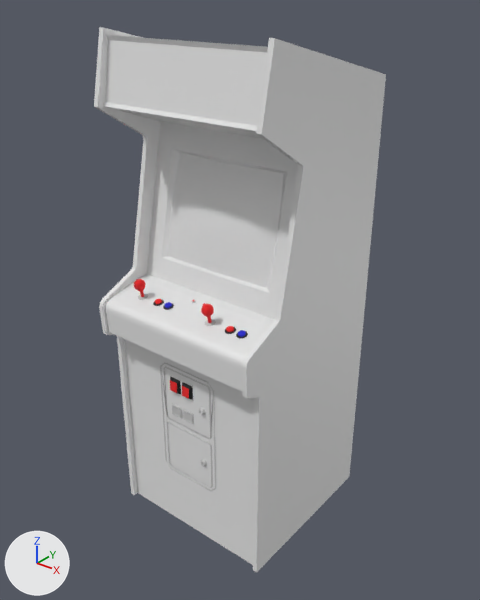
The Blender file Assets/_Project/AddressableResources/Games/Magic/magic-deniro-80-hor.blend: old version first, new version second.
Camera for both pictures: a 50 mm lens placed at (1.356, -1.679, 1.92), pointed at (0.014, 0.0, 0.879). Arrows for +X, +Y and +Z are at lower left; the lights stay in place.

Names of what the first picture shows: 'magic-deniro-80-hor', 'magic-deniro-80-hor_generic', 'magic-deniro-80-hor_marquee', 'magic-deniro-80-hor_screen'.
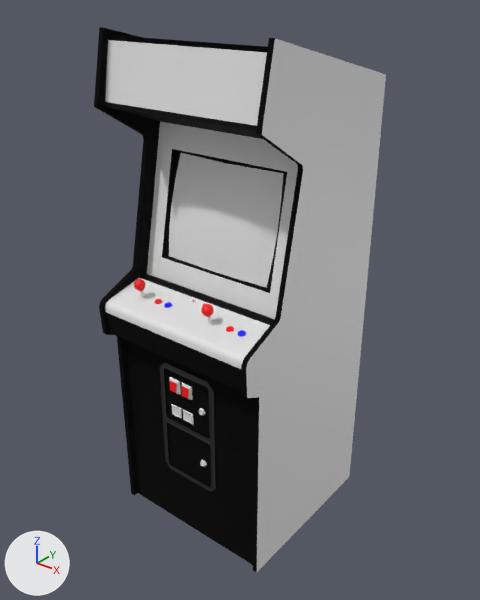
Where the newer file only moved an object's origin or applied its transform, the numbers keep the older frame.

Diff of the bpy script that builds the scene:
```diff
--- a/Assets/_Project/AddressableResources/Games/Magic/magic-deniro-80-hor.blend.py
+++ b/Assets/_Project/AddressableResources/Games/Magic/magic-deniro-80-hor.blend.py
@@ mat_denirosmagicblack @@
 mat_denirosmagicblack = principled_material('denirosmagicblack')
-mat_denirosmagicblack.base_color = (0.8, 0.8, 0.8)  # white #e7e7e7
+mat_denirosmagicblack.base_color = (0.0, 0.0, 0.0)  # black #000000
 mat_denirosmagicblack.roughness = 0.893
@@ mat_denirosmagicwhite @@
+mat_denirosmagicwhite = principled_material('denirosmagicwhite')
+mat_denirosmagicwhite.base_color = (0.8, 0.8, 0.8)  # white #e7e7e7
@@ mat_denirosmagicred @@
+mat_denirosmagicred = principled_material('denirosmagicred')
+mat_denirosmagicred.base_color = (1.0, 0.0, 0.0)  # red #ff0000
@@ mat_denirosmagicchrome @@
+mat_denirosmagicchrome = principled_material('denirosmagicchrome')
+mat_denirosmagicchrome.base_color = (0.8, 0.8, 0.8)  # white #e7e7e7
+mat_denirosmagicchrome.roughness = 0.238
+mat_denirosmagicchrome.specular_ior_level = 1.0
@@ mat_denirosmetalblack @@
+mat_denirosmetalblack = principled_material('denirosmetalblack')
+mat_denirosmetalblack.base_color = (0.0, 0.0, 0.0)  # black #000000
+mat_denirosmetalblack.roughness = 0.243
+mat_denirosmetalblack.specular_ior_level = 1.0
@@ mat_denirosmagicblue @@
+mat_denirosmagicblue = principled_material('denirosmagicblue')
+mat_denirosmagicblue.base_color = (0.0, 0.0, 1.0)  # blue #0000ff
@@ me_magic_deniro_80_hor @@
 # used by ob_magic_deniro_80_hor; location = (0.0, 0.0, 0.0)
-me_magic_deniro_80_hor.from_pydata(...)  # 490 vertices, 464 faces; spans x -0.33..0.33, y -0.36..0.36, z 0.0..1.78
+me_magic_deniro_80_hor.from_pydata(...)  # 482 vertices, 407 faces; spans x -0.33..0.33, y -0.36..0.36, z 0.0..1.78
+# me_magic_deniro_80_hor part 1
+# 8 vertices are removed from x -0.33..0.33, y -0.3..0.36, z 0.49..1.73
+# 112 faces are deleted
+# 22 new faces join them, mat_denirosmagicchrome (white #e7e7e7)
+# 15 new faces join them, mat_denirosmetalblack (black #000000)
+# 18 new faces join them, mat_denirosmagicblack (black #000000)
+# me_magic_deniro_80_hor part 2: 162 faces spanning x -0.23..0.2, y -0.29..-0.2, z 0.61..0.99 switch from mat_denirosmagiccol (picture img_denirosmagiccol_tiff) to mat_denirosmagicred (red #ff0000)
+# me_magic_deniro_80_hor part 3: 46 faces spanning x -0.21..0.11, y -0.29..-0.19, z 0.34..0.95 switch from mat_denirosmagiccol (picture img_denirosmagiccol_tiff) to mat_denirosmagicchrome (white #e7e7e7)
+# me_magic_deniro_80_hor part 4: 36 faces spanning x -0.1..0.24, y -0.27..-0.25, z 0.92..0.93 switch from mat_denirosmagiccol (picture img_denirosmagiccol_tiff) to mat_denirosmagicblue (blue #0000ff)
+# me_magic_deniro_80_hor part 5: 54 faces spanning x -0.22..0.25, y -0.28..-0.24, z 0.92..0.93 switch from mat_denirosmagiccol (picture img_denirosmagiccol_tiff) to mat_denirosmagicwhite (white #e7e7e7)
+# me_magic_deniro_80_hor part 6: 20 faces spanning x -0.13..0.13, y -0.28, z 0.24..0.71 switch from mat_denirosmagiccol (picture img_denirosmagiccol_tiff) to mat_denirosmetalblack (black #000000)
 me_magic_deniro_80_hor.materials.append(mat_denirosmagicblack)
```

Changed parts and their boxes (x1, y1, x2, y2) in the pictures (480 x 600 px):
'magic-deniro-80-hor', recoloured, reshaped (grey to black)
    both: (94, 27, 303, 573)
part 1 of me_magic_deniro_80_hor, cut back
    both: (98, 27, 286, 573)
part 2 of me_magic_deniro_80_hor, recoloured
    both: (134, 279, 234, 398)
part 3 of me_magic_deniro_80_hor, recoloured
    both: (140, 291, 212, 466)
part 4 of me_magic_deniro_80_hor, recoloured
    both: (165, 302, 246, 337)
part 5 of me_magic_deniro_80_hor, recoloured (grey to white)
    both: (138, 294, 248, 339)
part 6 of me_magic_deniro_80_hor, recoloured (grey to black)
    both: (160, 367, 213, 491)
